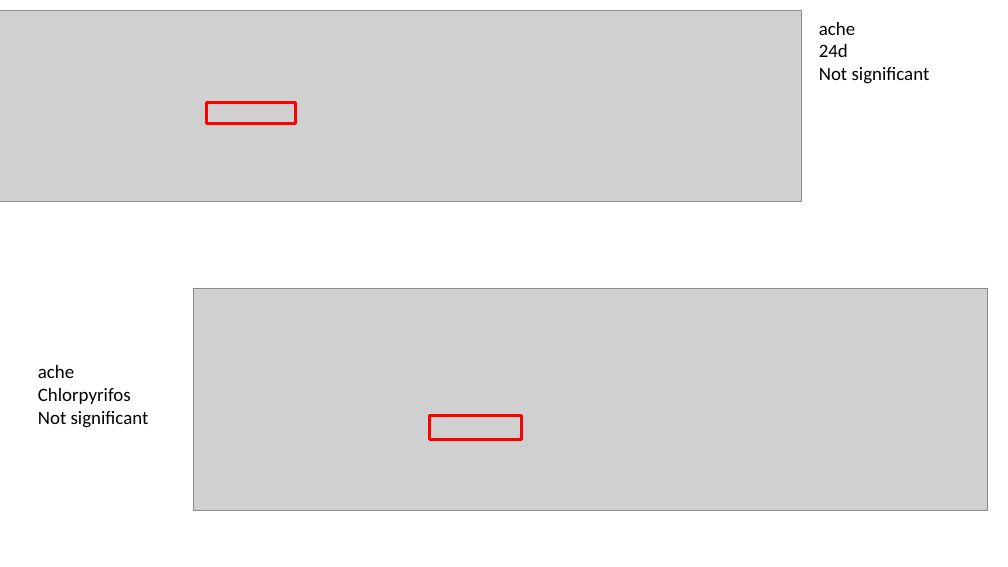
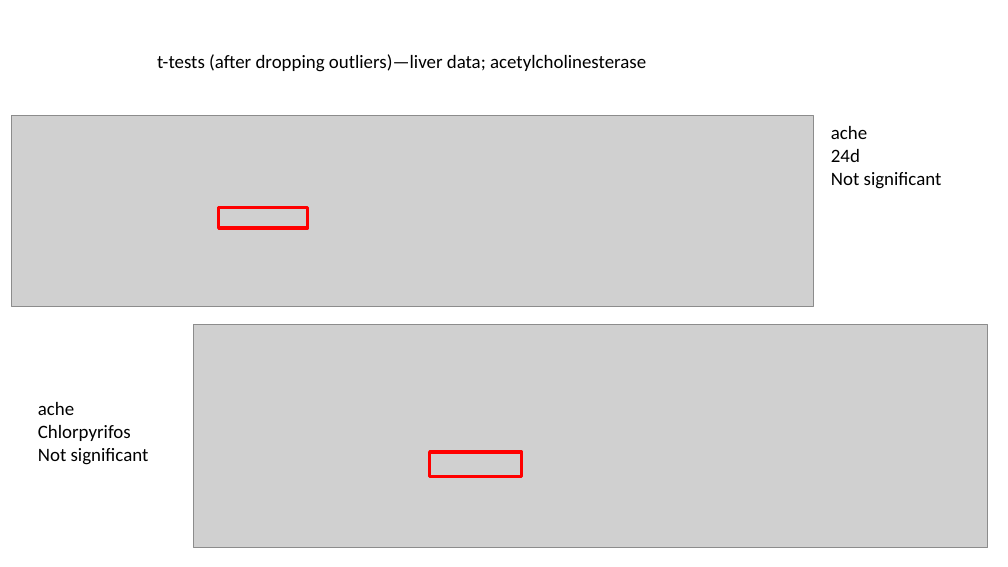
Before and after one commit to amphibian-exeff/vanmeter_salamander_exposures, a slide deck: slide 14 of pptx/vanmeter_salamander_exposures.pptx. Drawn at 1008x567 pixels with LibreOffice and Linux fonts; fonts in the diff are those of the drawing; grey boxes stand for pictures. Boxes give left, top, right and bottom in pixels: in the first picture for what was removed or moved away, otherwise in the second. Text is boxed around its words. In the diff, an @@ line names an element or a change of style, - is before the commit and + after.

```diff
--- a/pptx/vanmeter_salamander_exposures.pptx
+++ b/pptx/vanmeter_salamander_exposures.pptx
@@ text added at (x1=157, y1=54, x2=646, y2=72), 18 pt, text #000000 @@
+t-tests (after dropping outliers)—liver data; acetylcholinesterase
@@ picture moved from (x1=0, y1=11, x2=802, y2=201) to (x1=12, y1=116, x2=814, y2=306) @@
@@ text "ache" moved from (x1=819, y1=22, x2=930, y2=84) to (x1=831, y1=126, x2=942, y2=189) @@
@@ rectangle moved from (x1=206, y1=103, x2=296, y2=123) to (x1=219, y1=208, x2=308, y2=228) @@
@@ 1 picture, 1 text, 1 rectangle moved together from (x1=38, y1=288, x2=988, y2=511) to (x1=38, y1=325, x2=988, y2=548) @@
```
Also in this commit, not shown: 13 other slides changed, 9 slides added, 1 slide removed, 3 other files.
